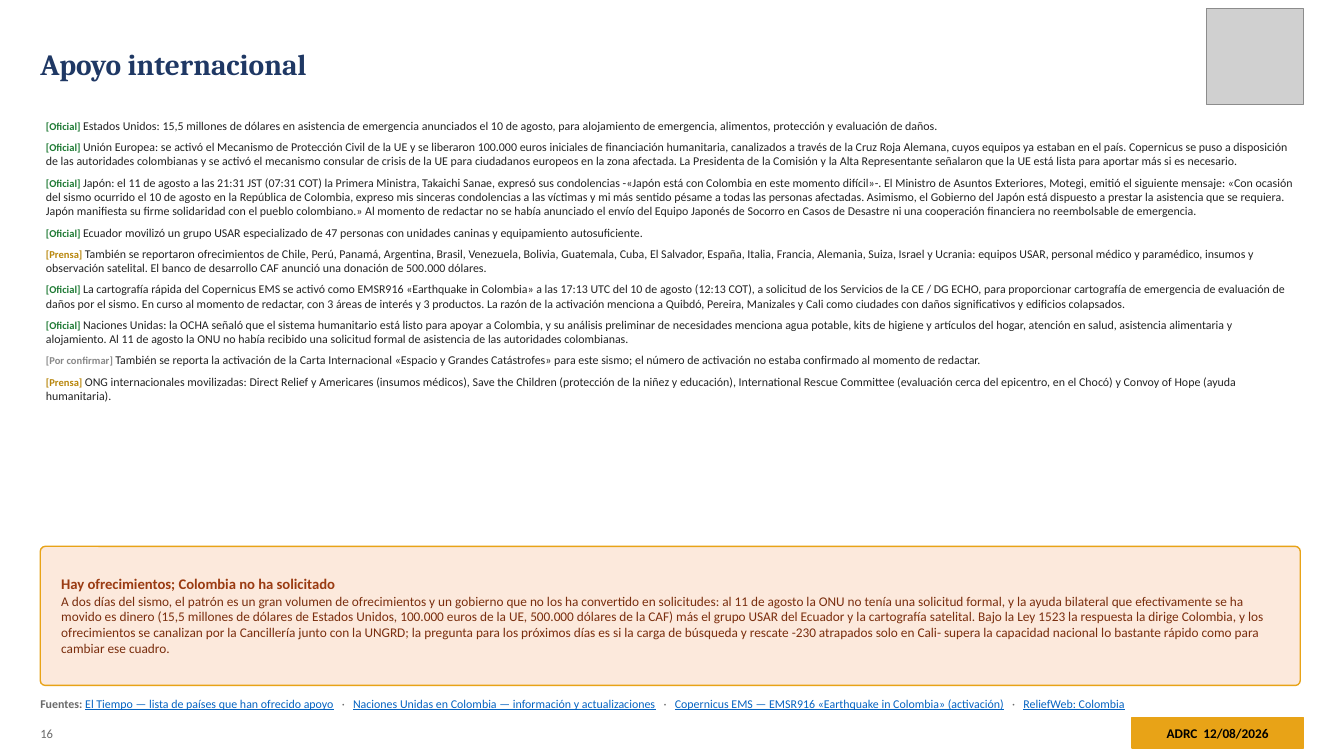
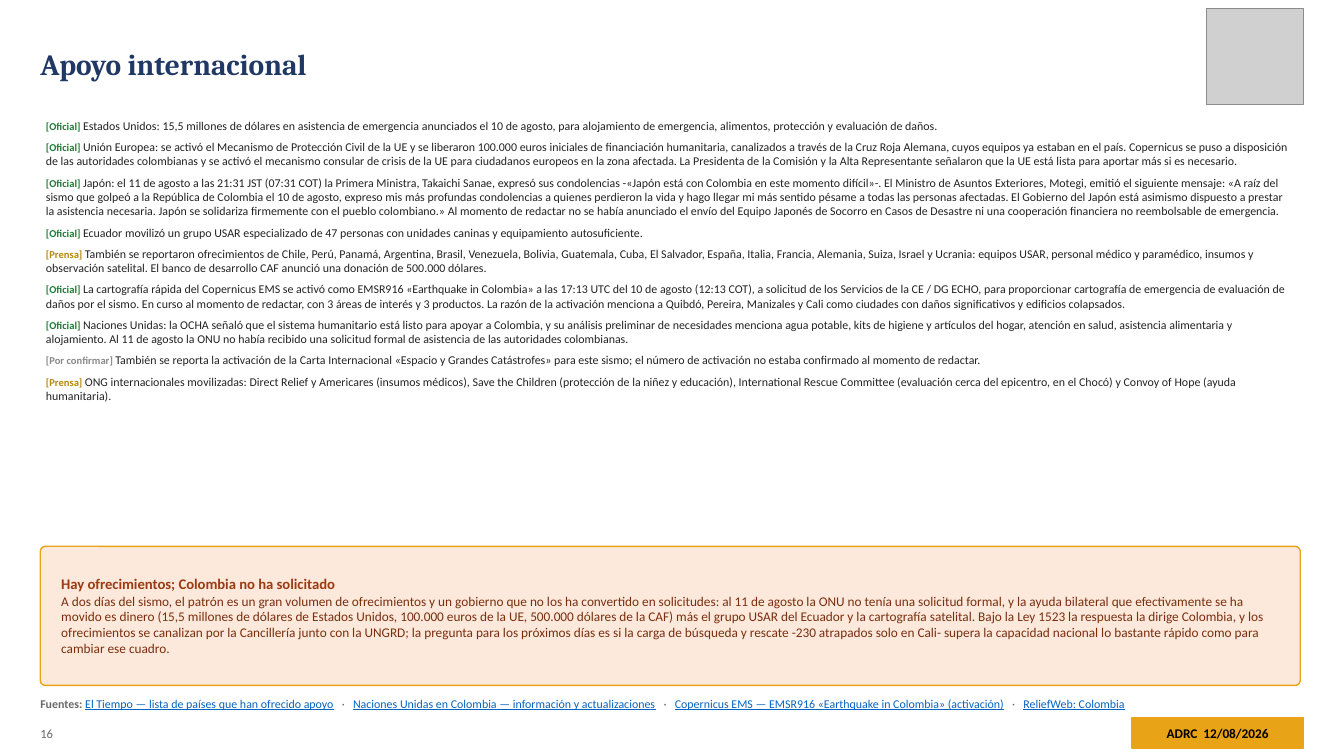
Before and after one commit to kochobi-max/whatsmap, a slide deck: slide 16 of reports/colombia_eq_20260810/output/ADRC_EQ_COL_Choco_20260810_ES.pptx. Drawn at 1344x756 pixels with LibreOffice and Linux fonts; fonts in the diff are those of the drawing; grey boxes stand for pictures. Boxes give left, top, right and bottom in pixels: in the first picture for what was removed or moved away, otherwise in the second. Text is boxed around its words. In the diff, an @@ line names an element or a change of style, - is before the commit and + after.

```diff
--- a/reports/colombia_eq_20260810/output/ADRC_EQ_COL_Choco_20260810_ES.pptx
+++ b/reports/colombia_eq_20260810/output/ADRC_EQ_COL_Choco_20260810_ES.pptx
@@ text at [46,178,1282,217]: text changed @@
-• [Oficial] Japón: el 11 de agosto a las 21:31 JST (07:31 COT) la Primera Ministra, Takaichi Sanae, expresó sus condolencias -«Japón está con Colombia en este momento difícil»-. El Ministro de Asuntos Exteriores, Motegi, emitió el siguiente mensaje: «Con ocasión del sismo ocurrido el 10 de agosto en la República de Colombia, expreso mis sinceras condolencias a las víctimas y mi más sentido pésame a todas las personas afectadas. Asimismo, el Gobierno del Japón está dispuesto a prestar la asistencia que se requiera. Japón manifiesta su firme solidaridad con el pueblo colombiano.» Al momento de redactar no se había anunciado el envío del Equipo Japonés de Socorro en Casos de Desastre ni una cooperación financiera no reembolsable de emergencia.
+• [Oficial] Japón: el 11 de agosto a las 21:31 JST (07:31 COT) la Primera Ministra, Takaichi Sanae, expresó sus condolencias -«Japón está con Colombia en este momento difícil»-. El Ministro de Asuntos Exteriores, Motegi, emitió el siguiente mensaje: «A raíz del sismo que golpeó a la República de Colombia el 10 de agosto, expreso mis más profundas condolencias a quienes perdieron la vida y hago llegar mi más sentido pésame a todas las personas afectadas. El Gobierno del Japón está asimismo dispuesto a prestar la asistencia necesaria. Japón se solidariza firmemente con el pueblo colombiano.» Al momento de redactar no se había anunciado el envío del Equipo Japonés de Socorro en Casos de Desastre ni una cooperación financiera no reembolsable de emergencia.
```
Also in this commit, not shown: 1 other slide changed, 6 other files.
